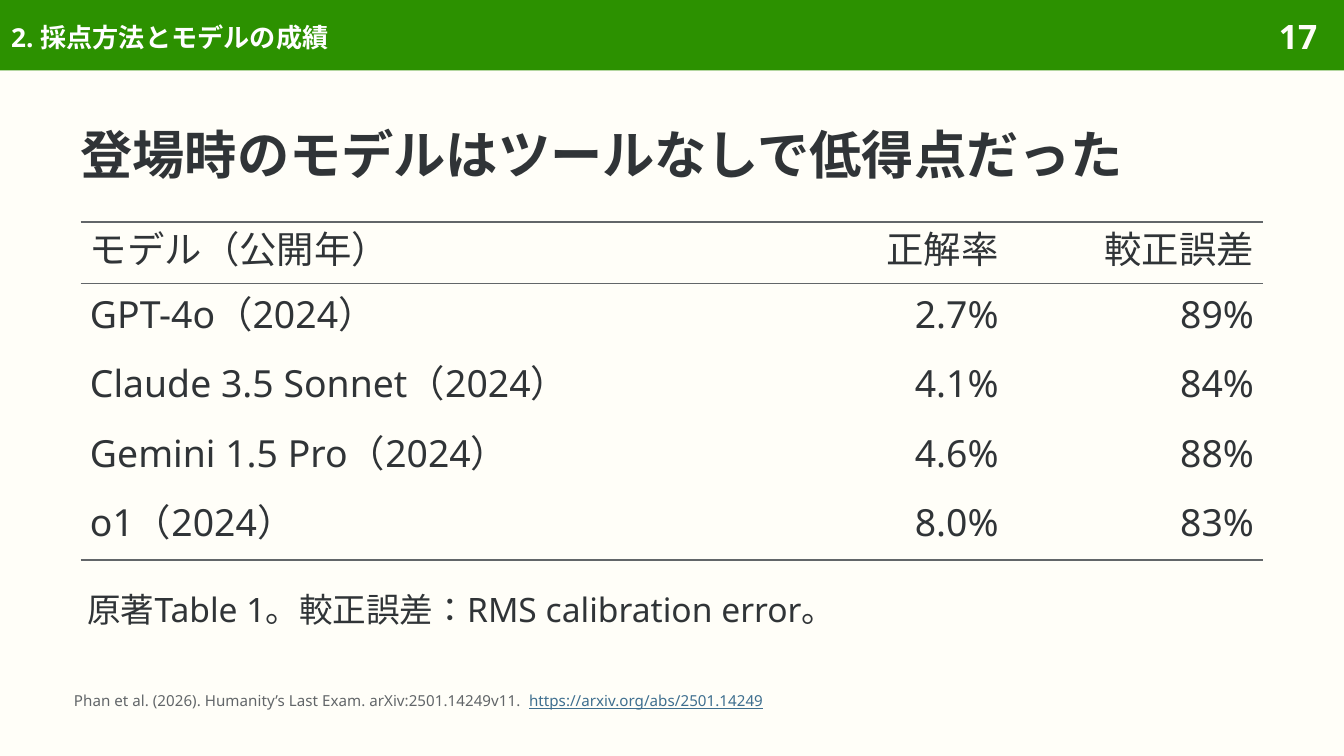
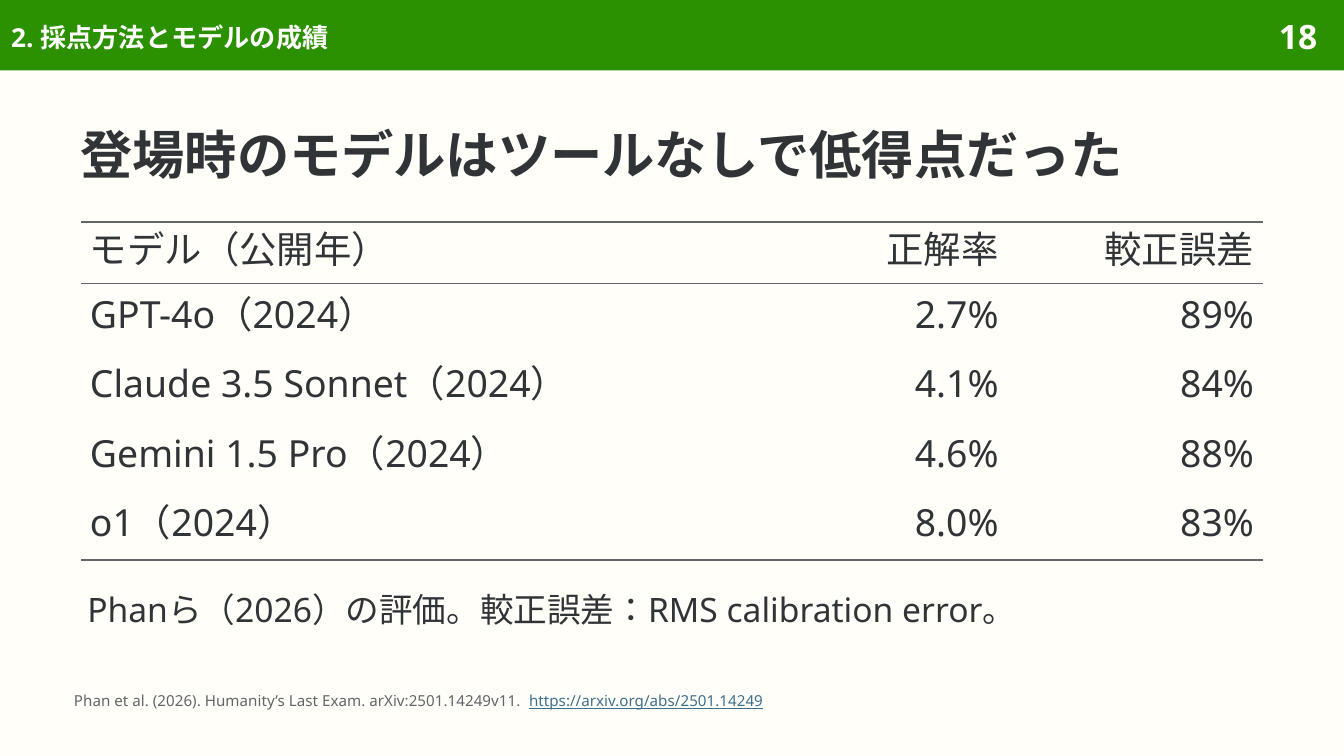
Before and after one commit to sasakiy84/datasets-in-10-minutes, a slide deck: slide 18 of slides/datasets-in-10-minutes-hle.pptx (slide 17 before the commit). Drawn at 1344x756 pixels with LibreOffice and Linux fonts; fonts in the diff are those of the drawing. Boxes give left, top, right and bottom in pixels: in the first picture for what was removed or moved away, otherwise in the second. Text is boxed around its words. In the diff, an @@ line names an element or a change of style, - is before the commit and + after.

```diff
--- a/slides/datasets-in-10-minutes-hle.pptx
+++ b/slides/datasets-in-10-minutes-hle.pptx
@@ page number at box(1279, 24, 1317, 50): text changed @@
-17
+18
@@ text at box(87, 593, 1016, 625): text changed @@
-原著Table 1。較正誤差：RMS calibration error。
+Phanら（2026）の評価。較正誤差：RMS calibration error。
```
Also in this commit, not shown: 2 other slides changed, 2 slides added, 1 slide removed, 8 other files.
